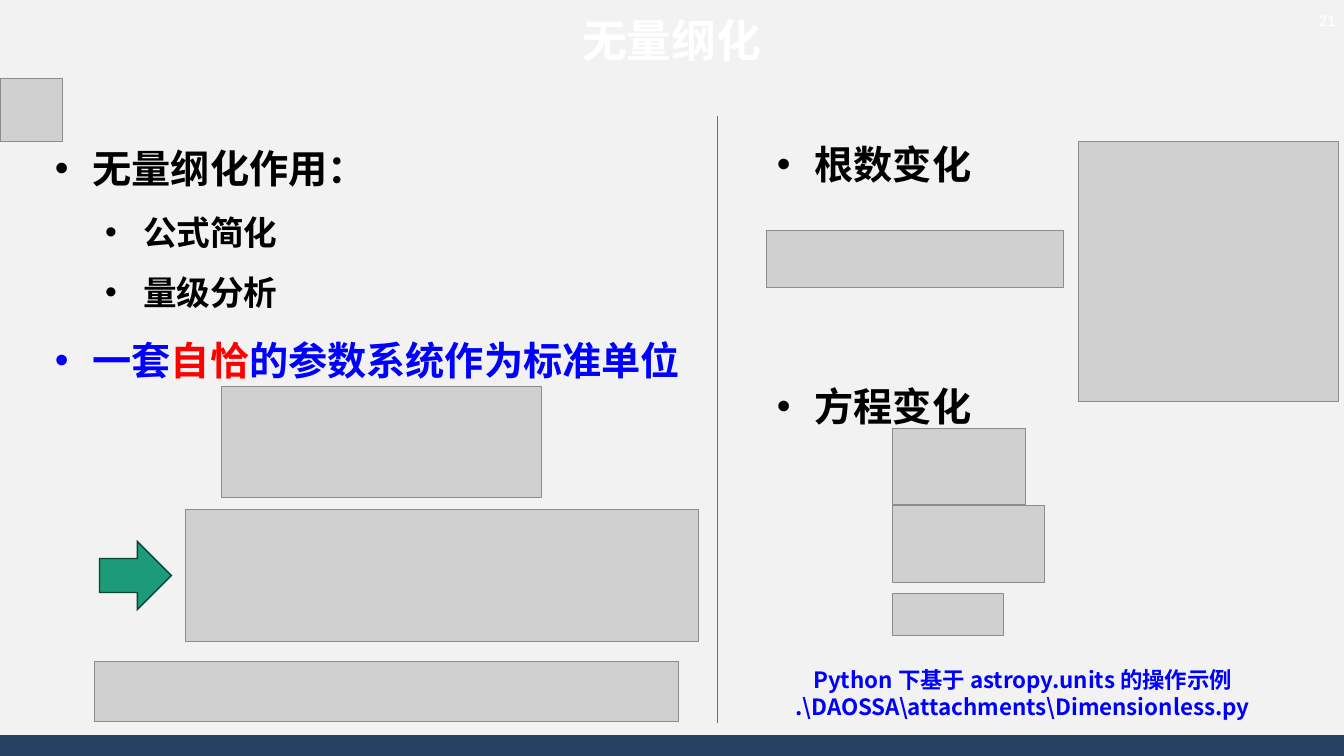
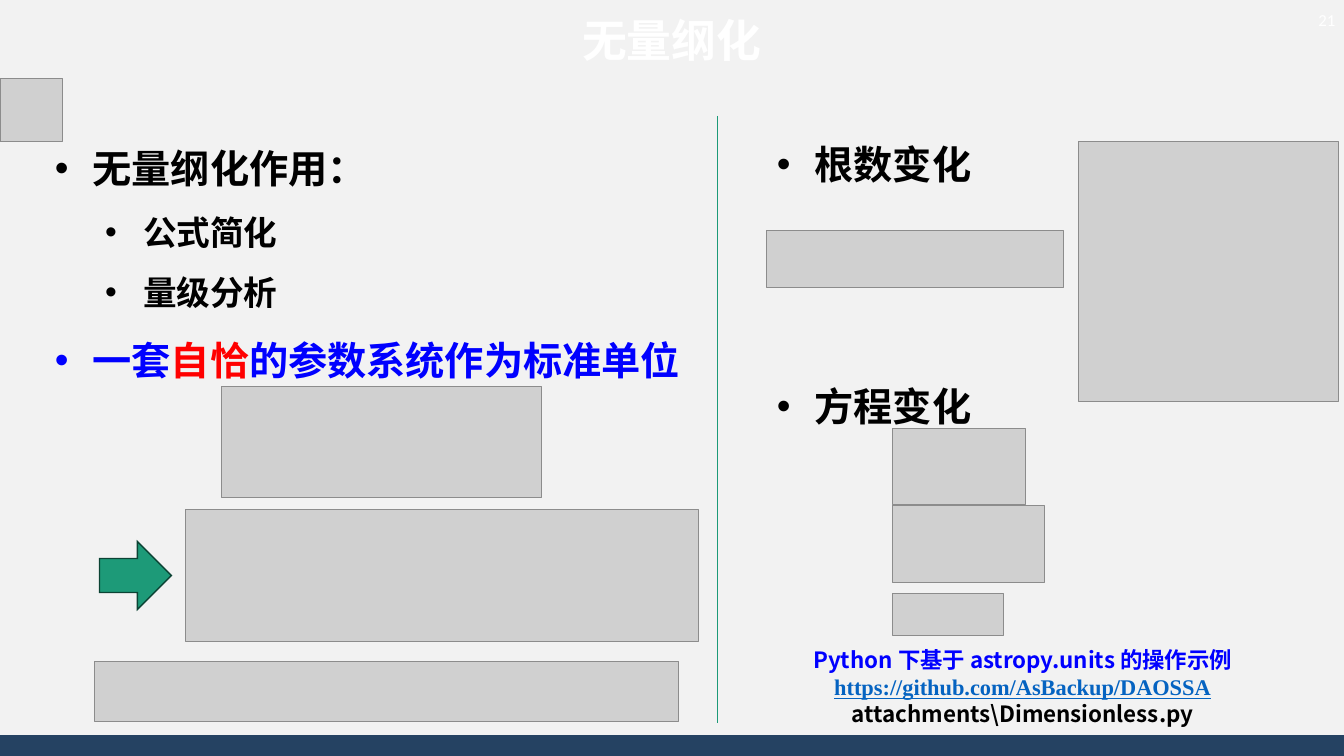
Before and after one commit to AsBackup/DAOSSA, a slide deck: slide 21 of 05-06 人造天体运动方程与二体问题积分.pptx. Drawn at 1344x756 pixels with LibreOffice and Linux fonts; fonts in the diff are those of the drawing; grey boxes stand for pictures; background and template pictures are left out. Boxes give left, top, right and bottom in pixels: in the first picture for what was removed or moved away, otherwise in the second. Text is boxed around its words. In the diff, an @@ line names an element or a change of style, - is before the commit and + after.

Commit message:
github address update; 04 fixed

```diff
--- a/05-06 人造天体运动方程与二体问题积分.pptx
+++ b/05-06 人造天体运动方程与二体问题积分.pptx
@@ text "Python 下基于 astropy.units 的操作示例": place and size @@
-text "Python 下基于 astropy.units 的操作示例" at [796, 669, 1250, 720]
+text "Python 下基于 astropy.units 的操作示例" at [813, 649, 1232, 727]
@@ text at [834, 679, 1211, 727]: text changed; font Noto Sans CJK SC to Times New Roman; text colour #0000FF to #0563C1 @@
-.\DAOSSA\attachments\Dimensionless.py
+https://github.com/AsBackup/DAOSSA attachments\Dimensionless.py
```
Also in this commit, not shown: 1 other slide changed.
